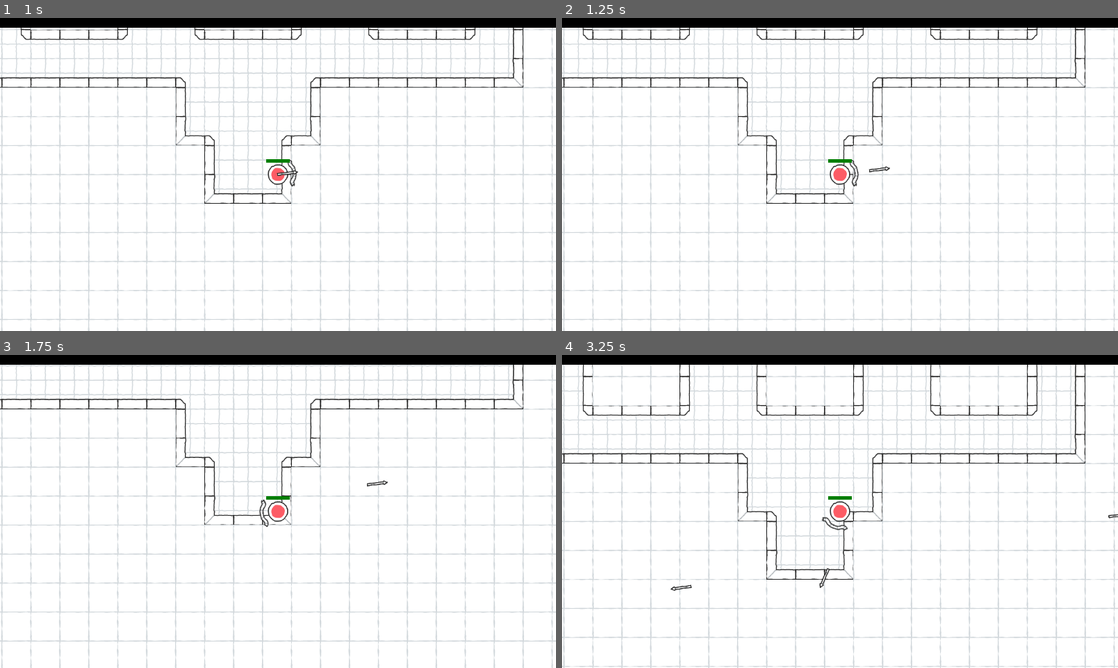
Above: before the commit, frames 1-4 (two rows, left to right).
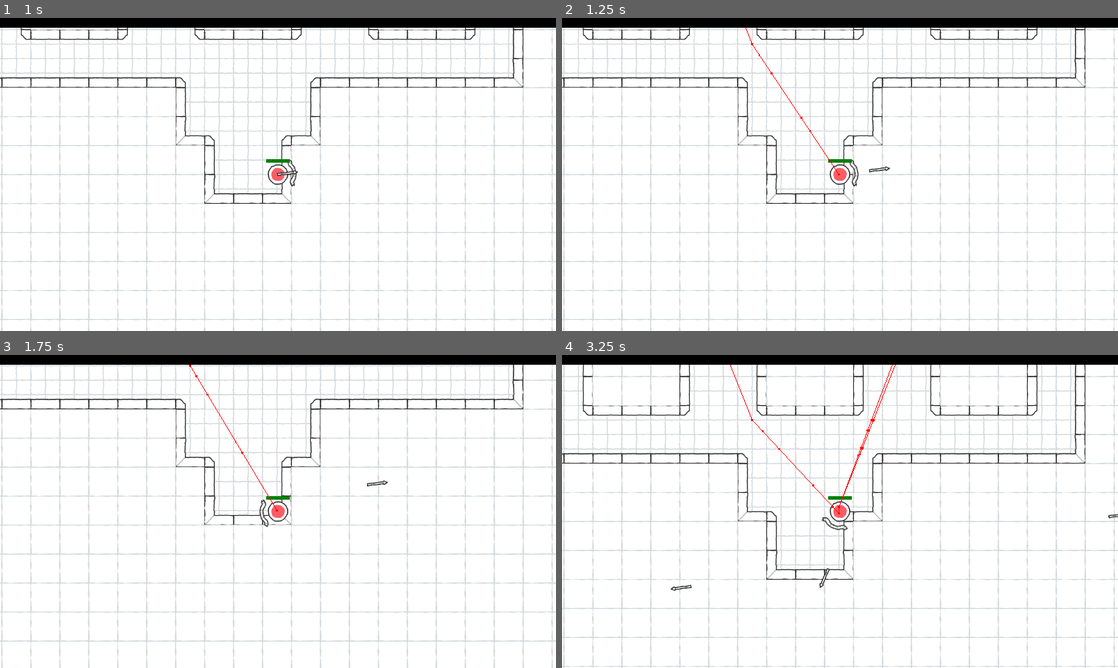
Above: after the commit, the same moments.

Repository: la-game/la-bh
Game: Godot game, scene res://src/game/maps/map_00.tscn
Same seed, same stepped clock (60 frames per second), same inputs: the game is played once before the commit and once after it. This scene is started directly instead of the project's main scene.
Inputs (mouse positions are in pixels of both pictures, inside the frame that each line leads up to):
- Up to frame 1 (1 s): tap Enter at 0.5 s; move the mouse to (400, 158) at 0.52 s; hold D (move_right) from 0.53 s (still down)
- Up to frame 2 (1.25 s): keep holding D (move_right)
- Up to frame 3 (1.75 s): move the mouse to (166, 527) at 1.27 s; release D (move_right) at 1.28 s; hold S (move_down) from 1.28 s (still down)
- Up to frame 4 (3.25 s): move the mouse to (895, 442) at 2.02 s; release S (move_down) at 2.03 s; hold D (move_right) 2.03-2.78 s; move the mouse to (812, 574) at 2.77 s; hold W (move_up) from 2.78 s (still down)

Frame 1 is identical in both runs. In frame 2, less than 0.1% of the frame differs, in the area x 33-50%, y 3-51%; in frame 3, less than 0.1%; in frame 4, 0.2%, in the area x 30-60%, y 3-51%.

Commit message:
Fixing enemy not sliding on wall

Diff:
--- a/src/components/enemy_navigation/enemy_navigation.gd
+++ b/src/components/enemy_navigation/enemy_navigation.gd
@@ -14,6 +14,9 @@
 
 func _physics_process(_delta: float) -> void:
 	if not player:
+		return
+
+	if not player.alive:
 		return
 
 	target_position = player.global_position
--- a/src/components/enemy_navigation/enemy_navigation.tscn
+++ b/src/components/enemy_navigation/enemy_navigation.tscn
@@ -3,4 +3,5 @@
 [ext_resource type="Script" path="res://src/components/enemy_navigation/enemy_navigation.gd" id="1_etanp"]
 
 [node name="EnemyNavigation" type="NavigationAgent2D"]
+debug_enabled = true
 script = ExtResource("1_etanp")
--- /dev/null
+++ b/src/components/weapon_selection/weapon_selection.tscn
@@ -0,0 +1,7 @@
+[gd_scene format=3 uid="uid://bugq3u4gp7s08"]
+
+[node name="WeaponSelection" type="CanvasLayer"]
+
+[node name="VBoxContainer" type="VBoxContainer" parent="."]
+offset_right = 40.0
+offset_bottom = 40.0
--- a/src/game/enemies/enemy.gd
+++ b/src/game/enemies/enemy.gd
@@ -23,7 +23,7 @@
 
 func _on_status_health_reached_zero() -> void:
 	health.immutable = true
-	hitbox.monitorable = false
+	hitbox.set_deferred("monitorable", false)
 	players_experience_bar.value += experience
 
 	# Calling "queue_free()" was making MultiplayerSynchonizer stop synchronizing,
--- a/src/game/enemies/enemy_00/enemy_00.tscn
+++ b/src/game/enemies/enemy_00/enemy_00.tscn
@@ -27,6 +27,8 @@
 
 [node name="Enemy00" type="CharacterBody2D" node_paths=PackedStringArray("health", "speed", "attack", "navigation", "hitbox")]
 collision_layer = 0
+motion_mode = 1
+wall_min_slide_angle = 0.0
 script = ExtResource("1_xa48n")
 health = NodePath("StatusHealth")
 speed = NodePath("StatusSpeed")
--- a/src/game/maps/map.gd
+++ b/src/game/maps/map.gd
@@ -17,7 +17,7 @@
 
 @export var players_experience_bar: PlayersExperienceBar
 
-var enemies_group: Array[PackedScene] = EnemiesGroups.group_00
+var wave: Array[PackedScene] = Waves.wave_00
 
 
 func _ready() -> void:
@@ -30,7 +30,7 @@
 		enemy_spawn_timer.start()
 
 
-func _physics_process(delta: float) -> void:
+func _physics_process(_delta: float) -> void:
 	if is_multiplayer_authority():
 		update_enemies_target()
 
@@ -57,7 +57,7 @@
 func _on_enemy_spawn_timer_timeout() -> void:
 	var path_follow: PathFollow2D = PathPosition.get_random_path_follow(enemy_spawn_paths)
 	var spawn_position = PathPosition.get_random_position_in_path_follow(path_follow)
-	var enemy_scene: PackedScene = EnemiesGroups.random_enemy(enemies_group)
+	var enemy_scene: PackedScene = Waves.random_enemy(wave)
 	var enemy: Enemy = enemy_scene.instantiate() as Enemy
 
 	enemies.add_child(enemy, true)
--- a/src/statics/enemies_groups.gd
+++ /dev/null
@@ -1,13 +0,0 @@
-class_name EnemiesGroups
-extends Node
-
-
-const group_00: Array[PackedScene] = [
-	preload("res://src/game/enemies/enemy_00/enemy_00.tscn")
-]
-
-static var rng: RandomNumberGenerator = RandomNumberGenerator.new()
-
-
-static func random_enemy(group: Array[PackedScene]) -> PackedScene:
-	return group[randi_range(0, group.size() - 1)]
--- /dev/null
+++ b/src/statics/waves.gd
@@ -0,0 +1,13 @@
+class_name Waves
+extends Node
+
+
+const wave_00: Array[PackedScene] = [
+	preload("res://src/game/enemies/enemy_00/enemy_00.tscn")
+]
+
+static var rng: RandomNumberGenerator = RandomNumberGenerator.new()
+
+
+static func random_enemy(wave: Array[PackedScene]) -> PackedScene:
+	return wave[randi_range(0, wave.size() - 1)]
